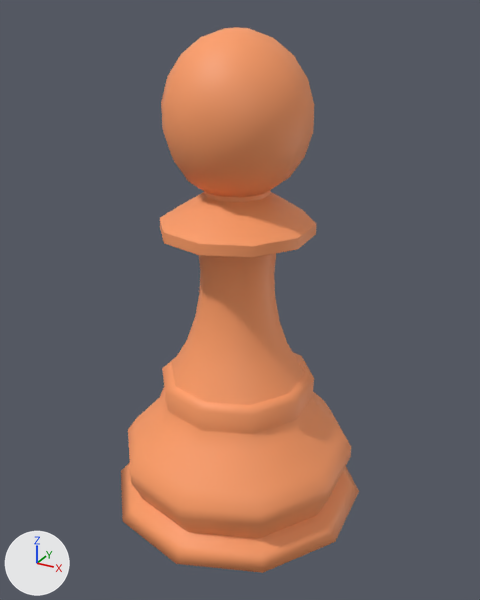
Two versions of the glTF model assets/toy/item-0-5.glb, one commit apart.
One viewpoint serves both versions: a 50 mm lens placed at (0.1, -0.1798, 0.1782), pointed at (0.0006, 0.001, 0.0878). The axes (+X, +Y, +Z) are drawn at lower left. The lights are the same throughout. The older version comes first. Where no turn or scale is listed for an object, it has been applied to the vertices.

Script lines for the objects in view, before the commit:
```python
mat_piece_0_5 = principled_material('piece-0-5')
mat_piece_0_5.base_color = (1.0, 0.341, 0.133)  # orange #ff9e66
mat_piece_0_5.roughness = 0.55
me_chesskitexport_012 = bpy.data.meshes.new('chessKitExport.012')
me_chesskitexport_012.from_pydata(...)  # 332 vertices, 660 faces; spans x -0.044..0.044, y -0.046..0.046, z 0.0..0.173
me_chesskitexport_012.materials.append(mat_piece_0_5)  # orange #ff9e66
ob_blackpawn = bpy.data.objects.new('BlackPawn', me_chesskitexport_012)
ob_blackpawn.location = (0.0, 0.0, 0.0)
```
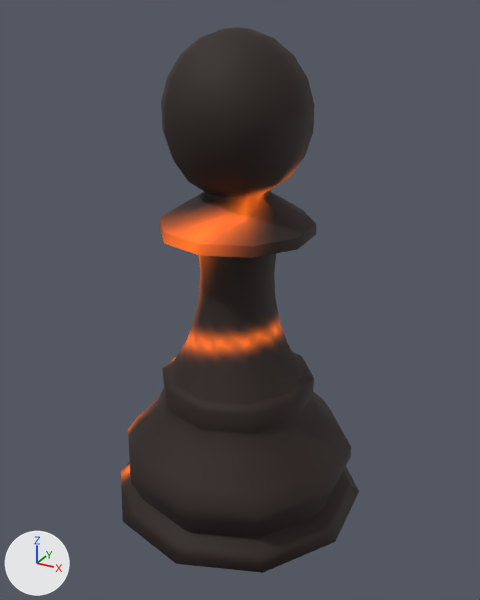
Location of each change, [x1, y1, x2, y2] in pixels of the pictures (480 x 600 px):
```json
{"object": "BlackPawn", "change": "surface changed", "before": [121, 27, 359, 573], "after": [121, 27, 359, 573], "on screen": "orange to black"}
```

Scene script edits in JSON lines:
```json
{"op": "add", "block": "img_image_0", "code": ["img_image_0 = load_image('Image_0', '_unpacked/Image_0', 128, 128, 'sRGB')"]}
{"op": "add", "block": "img_image_1", "code": ["img_image_1 = load_image('Image_1', '_unpacked/Image_1', 128, 128, 'sRGB')"]}
{"block": "mat_piece_0_5", "where": "n0 = _N.new('ShaderNodeBsdfPrincipled'); n0.name = 'Principled BSDF'"}
{"op": "remove", "block": "mat_piece_0_5", "code": "n0.inputs[0].default_value = (1.0, 0.341, 0.133, 1.0)  # 'Base Color', orange #ff9e66"}
{"op": "set", "path": "n0.inputs[2].default_value", "old": "0.55", "new": "0.75", "note": "'Roughness'"}
{"op": "add", "block": "mat_piece_0_5", "code": "n0.inputs[28].default_value = 0.8  # 'Emission Strength'"}
{"op": "add", "block": "mat_piece_0_5", "code": "n2 = _N.new('ShaderNodeTexImage'); n2.name = 'Image Texture'"}
{"op": "add", "block": "mat_piece_0_5", "code": "n2.image = img_image_1"}
{"op": "add", "block": "mat_piece_0_5", "code": "n3 = _N.new('ShaderNodeTexImage'); n3.name = 'Image Texture.001'"}
{"op": "add", "block": "mat_piece_0_5", "code": "n3.image = img_image_0"}
{"op": "add", "block": "mat_piece_0_5", "code": "_L.new(n2.outputs[0], n0.inputs[27])  # 'Color' to 'Emission Color'"}
{"op": "add", "block": "mat_piece_0_5", "code": "_L.new(n3.outputs[0], n0.inputs[0])  # 'Color' to 'Base Color'"}
```
